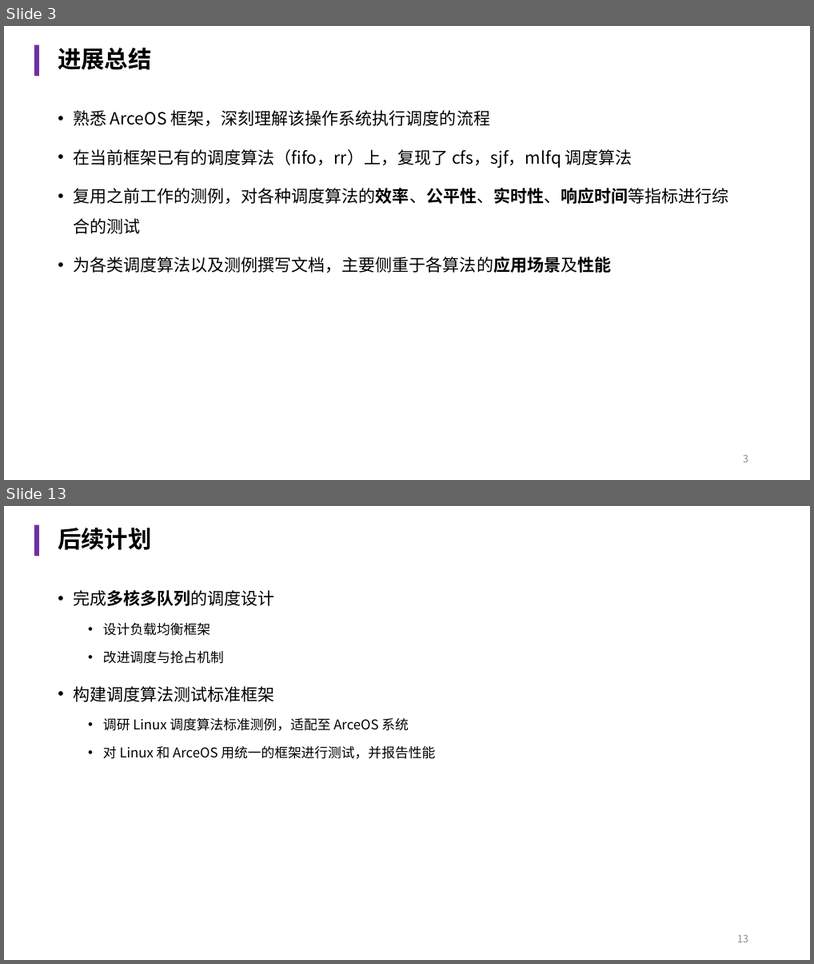
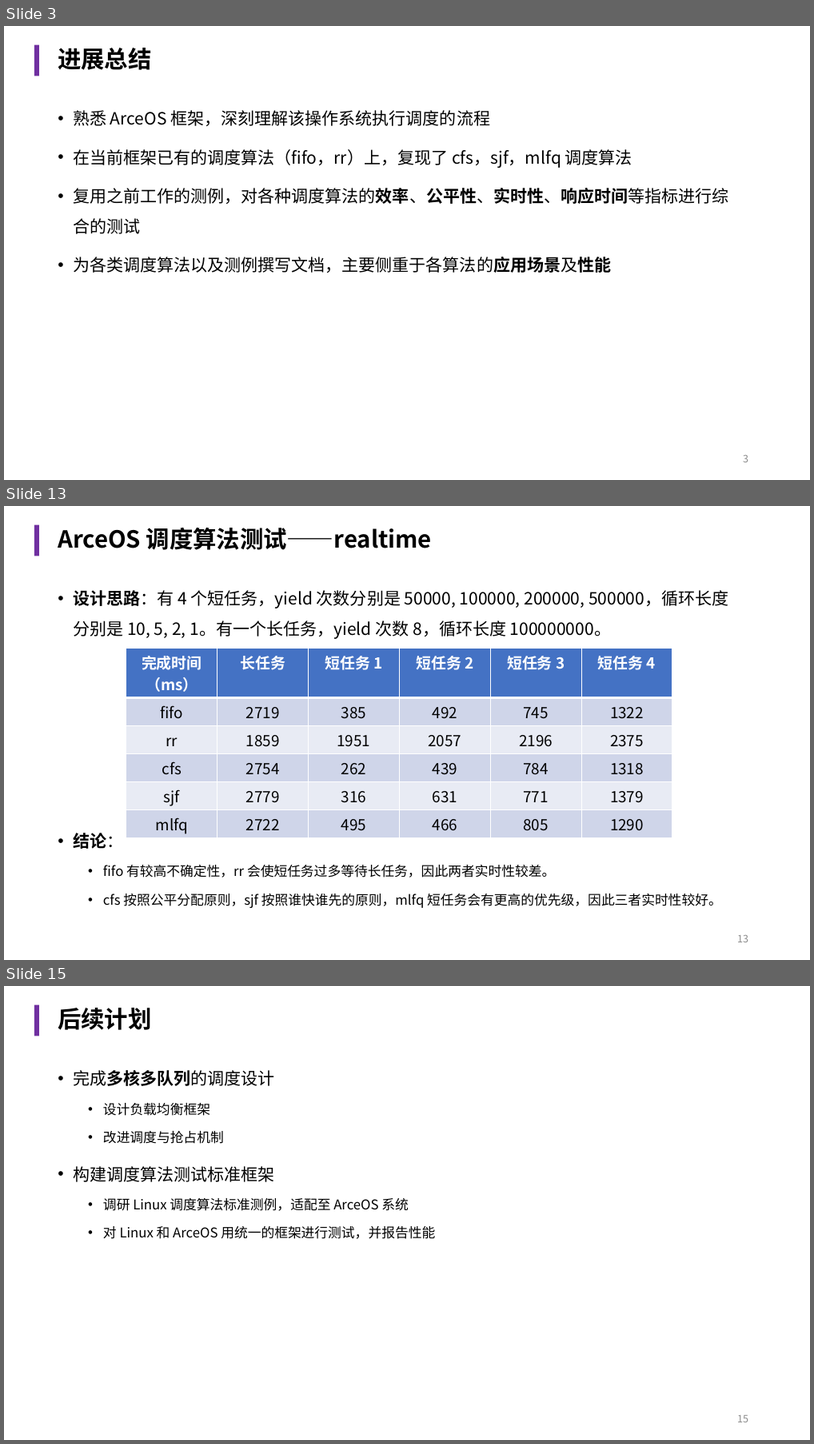
Before and after one commit to chestnut-Q/arceos-X, a slide deck: reports/中期报告.pptx. Shown one above the other, each under a label of ours: slides 3 and 13 before the commit, slides 3, 13 and 15 after it; the slides between them are not shown. The pictures are 814x964 and 814x1444 pixels, drawn with LibreOffice and Linux fonts; fonts in the diff are those of the drawing. Boxes give left, top, right and bottom in pixels: in the first picture for what was removed or moved away, otherwise in the second. Text is boxed around its words. In the diff, an @@ line names an element or a change of style, - is before the commit and + after.

```diff
--- a/reports/中期报告.pptx
+++ b/reports/中期报告.pptx
@@ slide 13 added at [4, 506, 810, 960], background #FFFFFF @@
@@ rectangle added at [34, 524, 39, 556], fill #7030A0 @@
@@ title added at [58, 528, 432, 550], 28 pt, text #000000, bold @@
+ArceOS 调度算法测试——realtime
@@ text added at [73, 590, 729, 639], 20 pt, text #000000 @@
+• 设计思路：有 4 个短任务，yield 次数分别是 50000, 100000, 200000, 500000，循环长度分别是 10, 5, 2, 1。有一个长任务，yield 次数 8，循环长度 100000000。
@@ table added at [126, 648, 674, 837], 6 rows, 6 columns @@
+完成时间（ms） | 长任务 | 短任务 1 | 短任务 2 | 短任务 3 | 短任务 4
+fifo | 2719 | 385 | 492 | 745 | 1322
+rr | 1859 | 1951 | 2057 | 2196 | 2375
+cfs | 2754 | 262 | 439 | 784 | 1318
+sjf | 2779 | 316 | 631 | 771 | 1379
+mlfq | 2722 | 495 | 466 | 805 | 1290
@@ text added at [73, 832, 722, 908], 16 pt, text #000000 @@
+• 结论：
+  • fifo 有较高不确定性，rr 会使短任务过多等待长任务，因此两者实时性较差。
+  • cfs 按照公平分配原则，sjf 按照谁快谁先的原则，mlfq 短任务会有更高的优先级，因此三者实时性较好。
@@ page number added at [738, 935, 749, 942], 12 pt, text #8C8C8C @@
+13
@@ what was slide 13 is now slide 15 @@
@@ page number at [738, 1415, 749, 1422]: text changed @@
-13
+15
```
Also in this commit, not shown: 8 slides changed, 2 other slides added, 1 slide removed.
